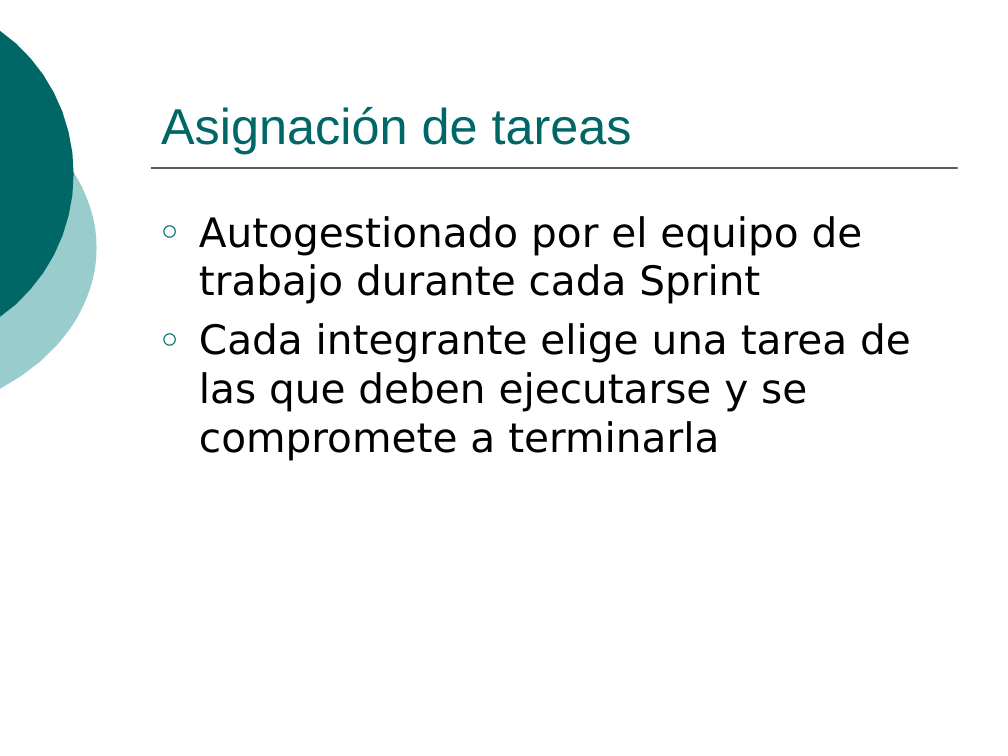
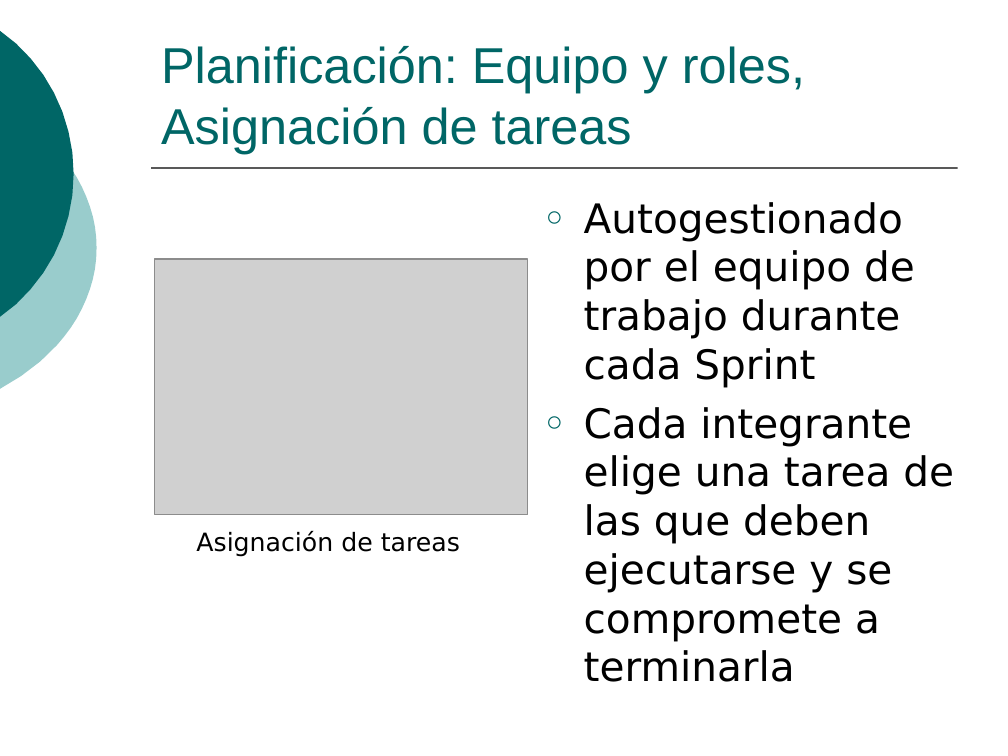
Before and after one commit to ingevy/taller-desarrollo-proyectos-ii-2do-2010, a slide deck: slide 12 of doc/presentaciones/Presentación inicial.ppt (slide 13 before the commit). Drawn at 1008x756 pixels with LibreOffice and Linux fonts; fonts in the diff are those of the drawing; grey boxes stand for pictures. Boxes give left, top, right and bottom in pixels: in the first picture for what was removed or moved away, otherwise in the second. Text is boxed around its words. In the diff, an @@ line names an element or a change of style, - is before the commit and + after.

```diff
--- a/doc/presentaciones/Presentación inicial.ppt
+++ b/doc/presentaciones/Presentación inicial.ppt
@@ title at (161, 46, 805, 153): text changed @@
-Asignación de tareas
+Planificación: Equipo y roles, Asignación de tareas
@@ text "Autogestionado por el equipo de ..." rewrapped from (199, 216, 911, 461) to (584, 202, 954, 682) @@
@@ picture added at (154, 259, 527, 515) @@
@@ text added at (196, 531, 460, 557), 18 pt, text #000000 @@
+Asignación de tareas
```
Also in this commit, not shown: 4 other slides changed, 14 slides added, 2 slides removed.
